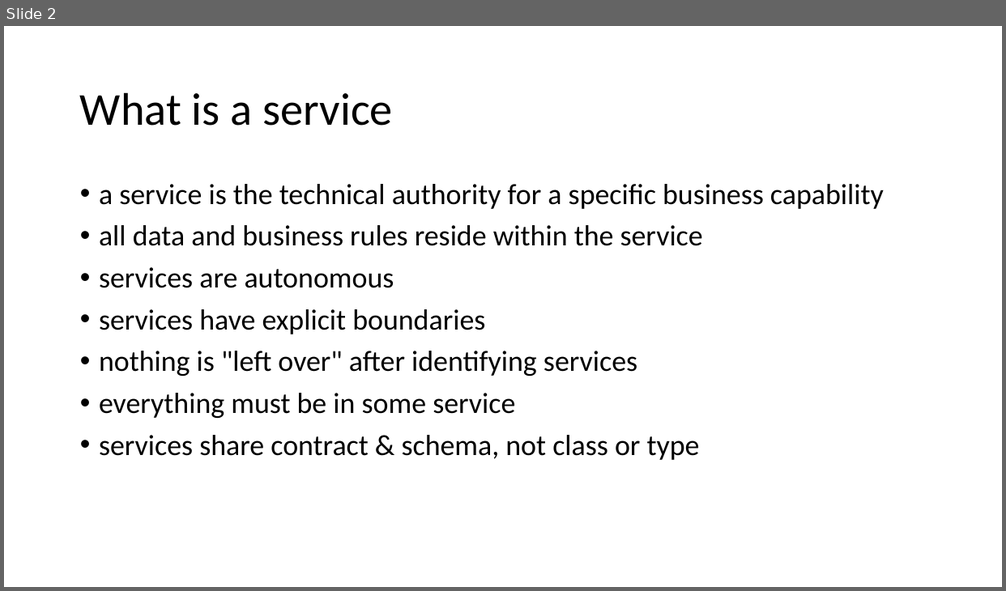
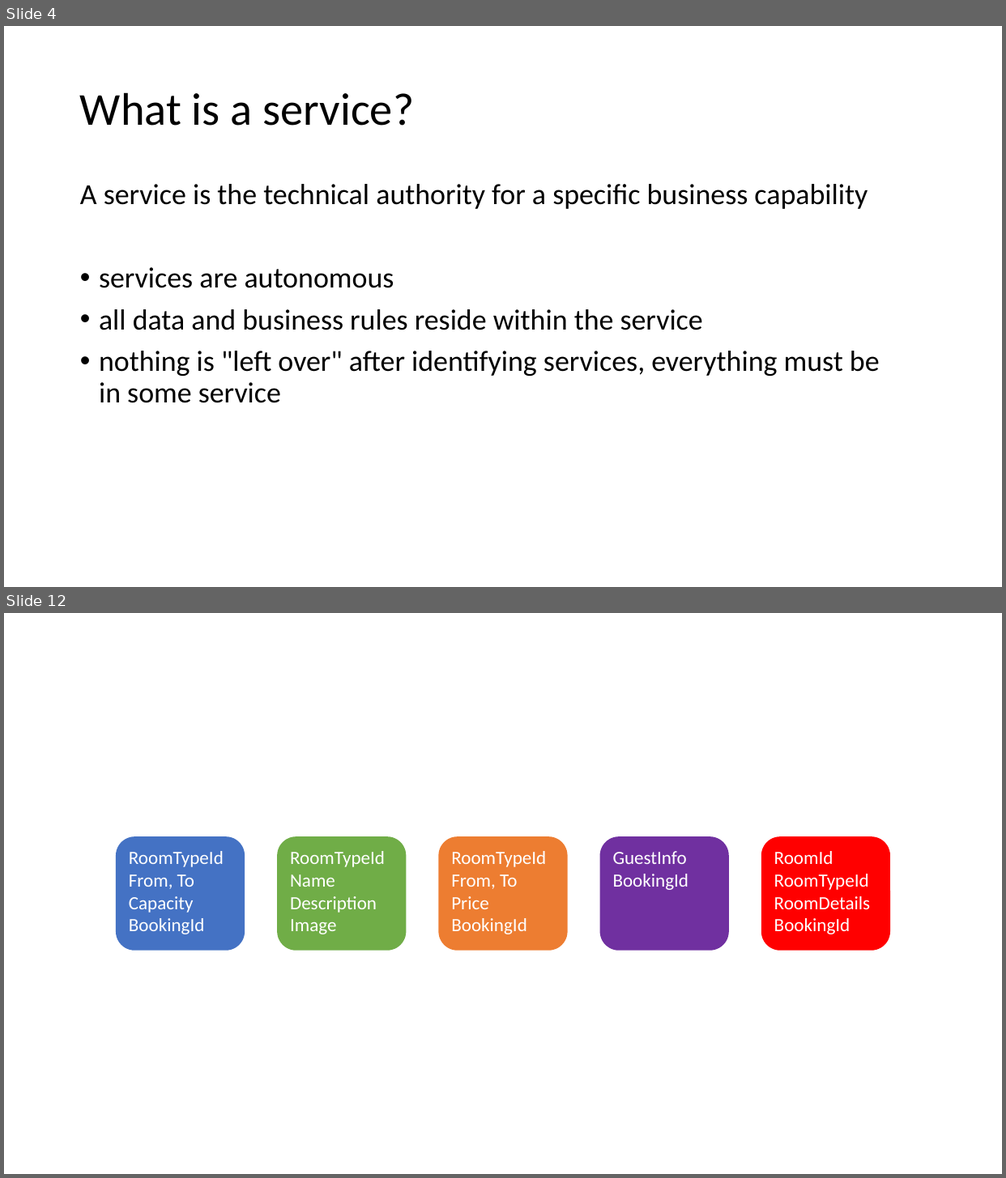
Before and after one commit to JonasSamuelsson/presentations, a slide deck: 2019-03-intro-to-service-oriented-distributed-systems/intro to service oriented distributed systems.pptx. Shown one above the other, each under a label of ours: slide 2 before the commit, slides 4 and 12 after it; the slides between them are not shown. The pictures are 1006x591 and 1006x1178 pixels, drawn with LibreOffice and Linux fonts; fonts in the diff are those of the drawing. Boxes give left, top, right and bottom in pixels: in the first picture for what was removed or moved away, otherwise in the second. Text is boxed around its words. In the diff, an @@ line names an element or a change of style, - is before the commit and + after.

```diff
--- a/2019-03-intro-to-service-oriented-distributed-systems/intro to service oriented distributed systems.pptx
+++ b/2019-03-intro-to-service-oriented-distributed-systems/intro to service oriented distributed systems.pptx
@@ slide 12 added at (4,613,1002,1174), background #FFFFFF @@
@@ rounded rectangle added at (116,837,245,951), fill #4472C4, 18 pt, text #FFFFFF @@
+RoomTypeId
+From, To
+Capacity
+BookingId
@@ rounded rectangle added at (277,837,406,951), fill #70AD47, 18 pt, text #FFFFFF @@
+RoomTypeId
+Name
+Description
+Image
@@ rounded rectangle added at (438,837,567,951), fill #ED7D31, 18 pt, text #FFFFFF @@
+RoomTypeId
+From, To
+Price
+BookingId
@@ rounded rectangle added at (600,837,729,951), fill #7030A0, 18 pt, text #FFFFFF @@
+GuestInfo
+BookingId
@@ rounded rectangle added at (761,837,890,951), fill #FF0000, 18 pt, text #FFFFFF @@
+RoomId
+RoomTypeId
+RoomDetails
+BookingId
@@ what was slide 2 is now slide 4 @@
@@ slide 4 changed as well @@
@@ title at (80,92,414,126): text changed @@
-What is a service
+What is a service?
@@ text at (80,184,867,288): text changed @@
-• a service is the technical authority for a specific business capability
+A service is the technical authority for a specific business capability
+• services are autonomous
@@ text at (99,351,880,403): text changed @@
-• services are autonomous
-• services have explicit boundaries
-• nothing is "left over" after identifying services
-• everything must be in some service
-• services share contract & schema, not class or type
+• nothing is "left over" after identifying services, everything must be in some service
```
Also in this commit, not shown: 3 other slides changed, 7 other slides added, 2 slides removed.
